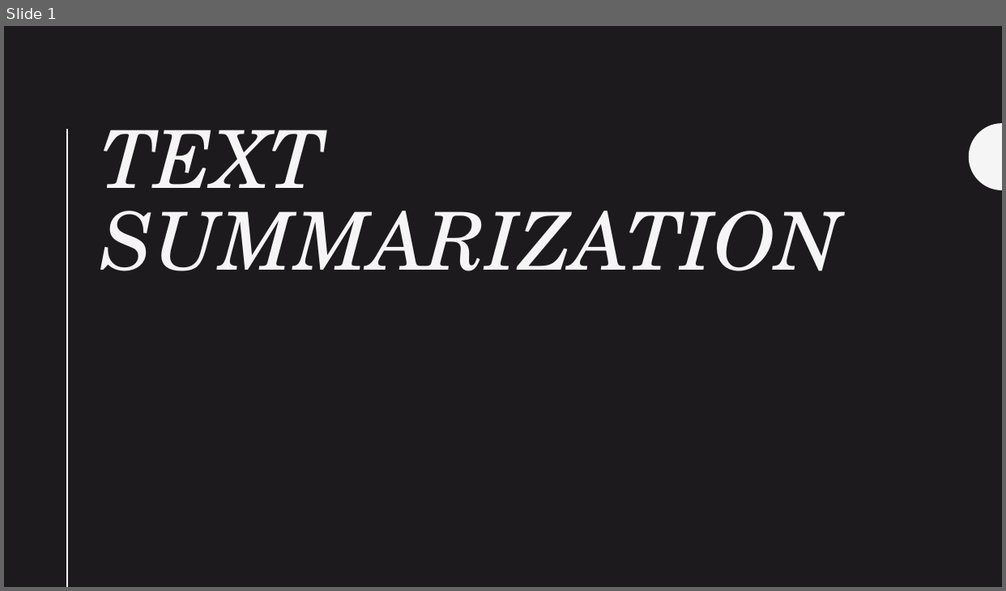
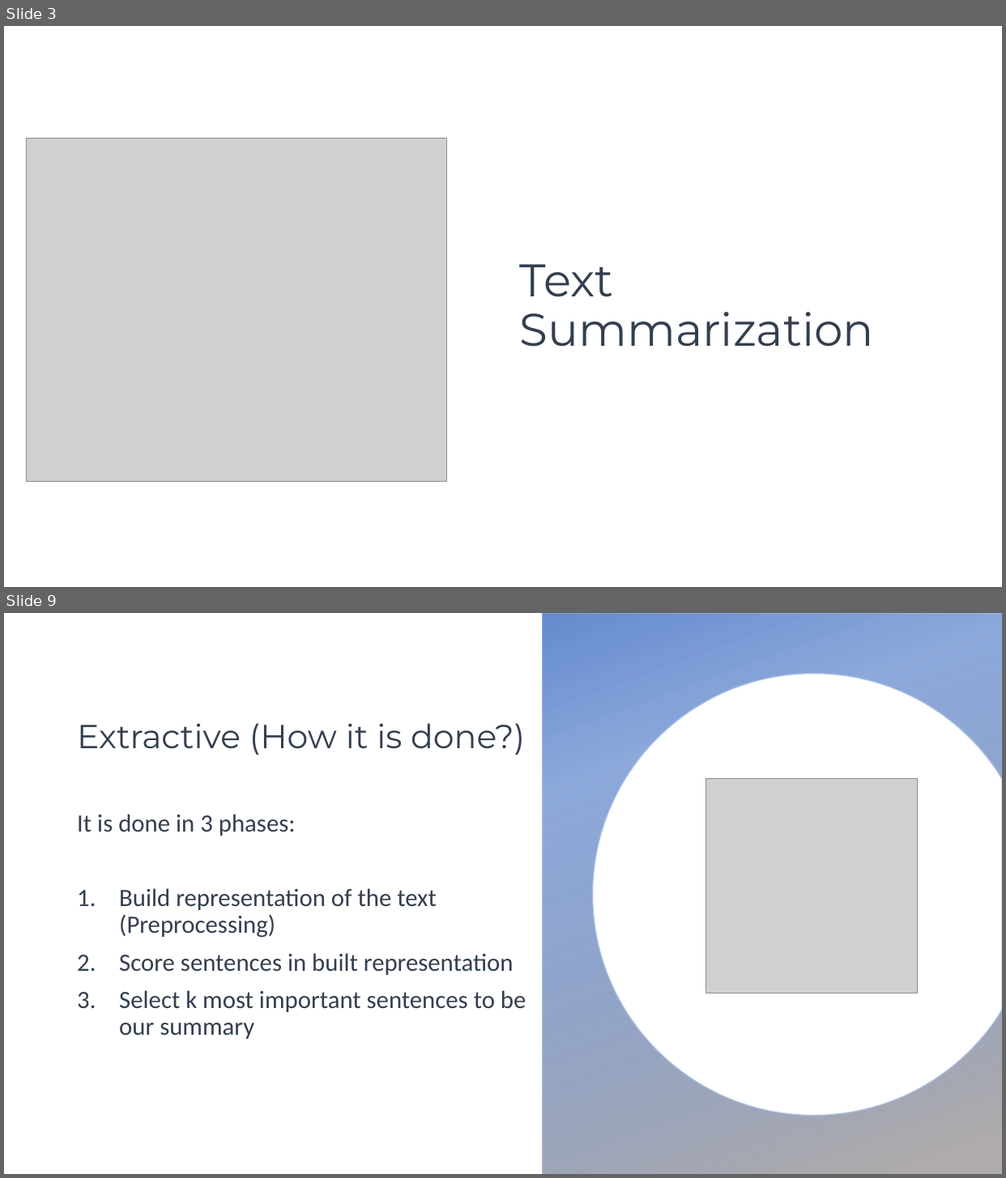
Before and after one commit to mhserry/F21AA, a slide deck: CW2/Submission/Text Summarization.pptx. Shown one above the other, each under a label of ours: slide 1 before the commit, slides 3 and 9 after it; the slides between them are not shown. The pictures are 1006x591 and 1006x1178 pixels, drawn with LibreOffice and Linux fonts; fonts in the diff are those of the drawing; grey boxes stand for pictures; background and template pictures are left out. Boxes give left, top, right and bottom in pixels: in the first picture for what was removed or moved away, otherwise in the second. Text is boxed around its words. In the diff, an @@ line names an element or a change of style, - is before the commit and + after.

```diff
--- a/CW2/Submission/Text Summarization.pptx
+++ b/CW2/Submission/Text Summarization.pptx
@@ slide 9 added at box(4, 613, 1002, 1174), background picture (left out) @@
@@ rectangle added at box(543, 613, 1002, 1174), fill gradient #4472C4 to #AFABAB @@
@@ freeform shape added at box(592, 674, 1002, 1116), fill #FFFFFF, outline #C5C3C3 1 pt @@
@@ title added at box(77, 723, 525, 755), 32 pt, text #333F50 @@
+Extractive (How it is done?)
@@ picture added at box(706, 778, 918, 993) @@
@@ text added at box(77, 814, 526, 1039), 24 pt, text #333F50 @@
+It is done in 3 phases:
+1. Build representation of the text (Preprocessing)
+2. Score sentences in built representation
+3. Select k most important sentences to be our summary
@@ what was slide 1 is now slide 3 @@
@@ slide 3 changed as well @@
@@ background #1D1A1D to #FFFFFF @@
@@ picture added at box(27, 139, 447, 482) @@
@@ line removed from (68, 130) to (68, 587) @@
@@ freeform shape removed at box(969, 123, 1002, 190) @@
@@ title "Text Summarization" at box(520, 264, 874, 347): vertical alignment top to middle @@
@@ title at box(520, 264, 874, 347): text changed; size 77 to 44 pt; font TeX Gyre Schola to Montserrat; text colour #F5F5F5 to #333F50; italic off @@
-TEXT SUMMARIZATION
+Text Summarization
```
Also in this commit, not shown: 1 other slide changed, 23 other slides added, 8 slides removed, 3 other files.
